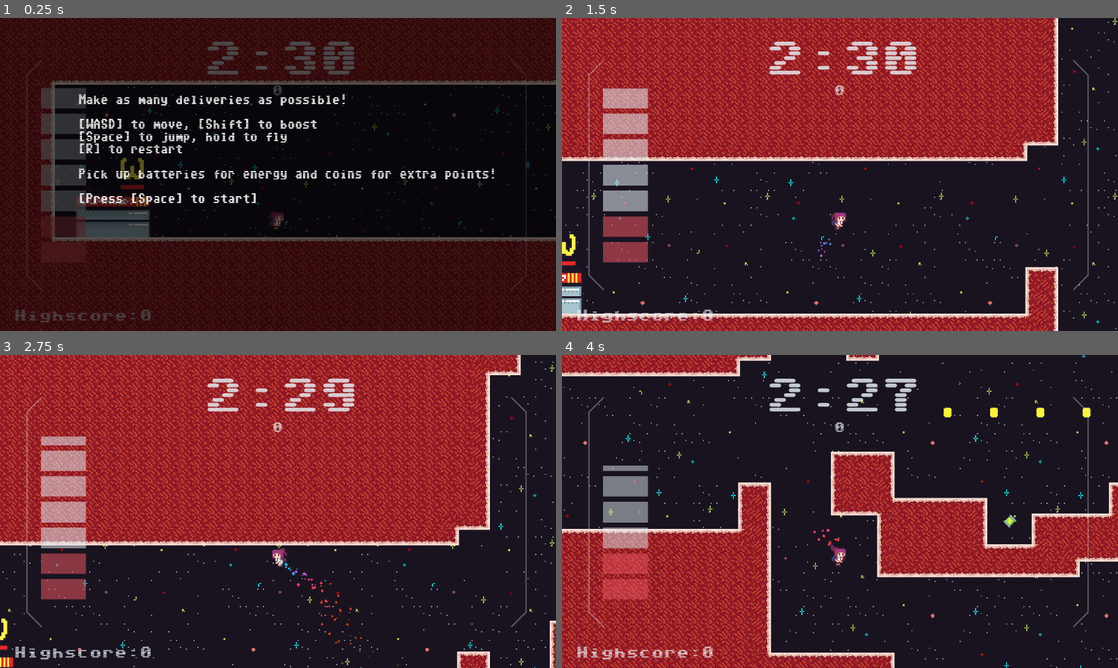
Above: before the commit, frames 1-4 (two rows, left to right).
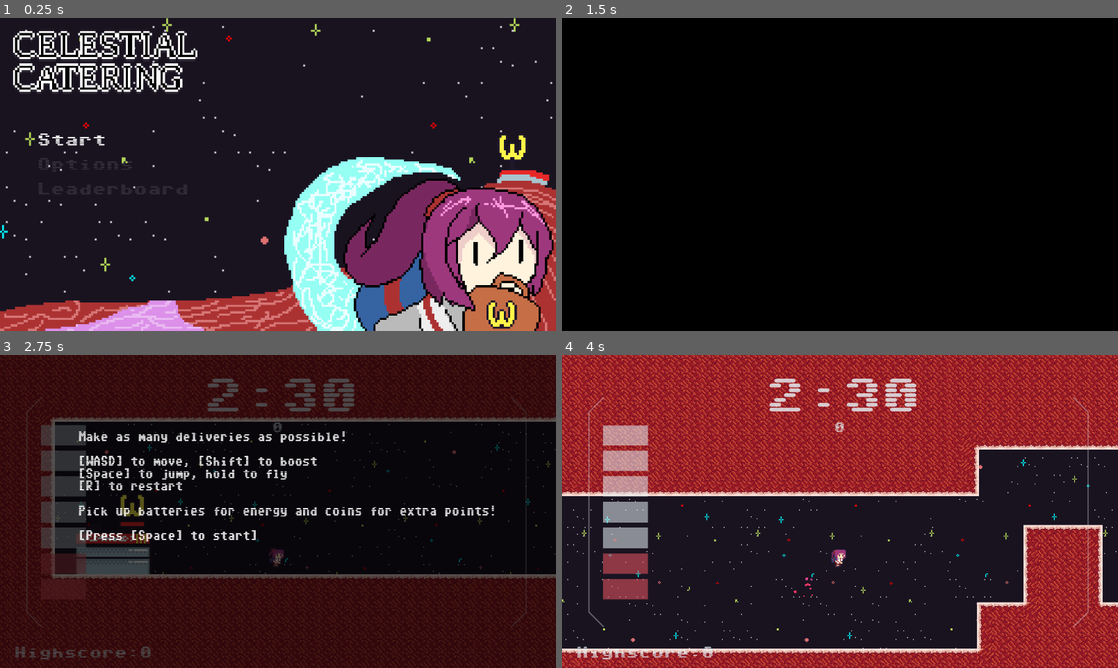
Above: after the commit, the same moments.

Repository: ryiuthere/ScoreJam2024
Game: Godot game, scene res://Assets/Scenes/Main.tscn
The game is run twice, just before and just after one commit, with the same random seed, the same clock (stepped at 60 frames per second) and the same inputs. Sound files missing from this copy of the repository are replaced by a short silence.
Inputs (mouse positions are in pixels of both pictures, inside the frame that each line leads up to):
- Up to frame 1 (0.25 s): no input
- Up to frame 2 (1.5 s): tap Enter (enter, bound only after the commit) at 0.5 s; move the mouse to (962, 158) at 0.52 s; hold Enter (enter, bound only after the commit) 0.53-1.28 s; hold D (right) from 0.53 s (still down); tap Space (jump) at 0.77, 0.8, 1.07, 1.35 s; move the mouse to (728, 190) at 1.27 s
- Up to frame 3 (2.75 s): tap Space (jump) at 1.52, 1.82 s; tap Enter (enter, bound only after the commit) at 1.55 s; move the mouse to (333, 442) at 2.02 s; release D (right) at 2.03 s; hold A (left) from 2.03 s (still down); hold Space (jump) from 2.03 s (still down); click (333, 442) at 2.1 s
- Up to frame 4 (4 s): move the mouse to (812, 574) at 2.77 s; release A (left) at 2.78 s; release Space (jump) at 2.78 s; hold D (right) from 2.78 s (still down); tap Shift (dash) at 2.85 s; tap Space (jump) at 3.02, 3.32, 3.77, 3.8 s; tap Enter (enter, bound only after the commit) at 3.05 s; move the mouse to (1006, 558) at 3.52 s; hold Enter (enter, bound only after the commit) from 3.53 s (still down)

The runs differ from the first frame. In frame 1, 64% of the frame differs, in the area x 0-100%, y 0-100%; in frame 2, 100%; in frame 3, 80%; in frame 4, 74%.

Commit message:
more ui stuff

Diff:
--- a/Assets/Scenes/Main.tscn
+++ b/Assets/Scenes/Main.tscn
@@ -1,9 +1,18 @@
-[gd_scene load_steps=3 format=3 uid="uid://cltgvj1tiklm6"]
+[gd_scene load_steps=2 format=3 uid="uid://cltgvj1tiklm6"]
 
 [ext_resource type="Script" path="res://Assets/Scripts/scenecontroller.gd" id="1_640j3"]
-[ext_resource type="PackedScene" uid="uid://3l3gtuv0xh4t" path="res://Assets/Scenes/Gameplay.tscn" id="1_hff11"]
 
 [node name="Main" type="Node2D"]
 script = ExtResource("1_640j3")
 
-[node name="Gameplay" parent="." instance=ExtResource("1_hff11")]
+[node name="LoadingTimer" type="Timer" parent="."]
+wait_time = 0.3
+one_shot = true
+
+[node name="ScreenCover" type="ColorRect" parent="."]
+z_index = 1
+offset_right = 1152.0
+offset_bottom = 648.0
+color = Color(0, 0, 0, 0)
+
+[connection signal="timeout" from="LoadingTimer" to="." method="_on_loading_timer_timeout"]
--- a/Assets/Scenes/MainMenu.tscn
+++ b/Assets/Scenes/MainMenu.tscn
@@ -1,6 +1,7 @@
-[gd_scene load_steps=15 format=3 uid="uid://cyorto8lufnue"]
+[gd_scene load_steps=16 format=3 uid="uid://cyorto8lufnue"]
 
 [ext_resource type="FontFile" uid="uid://cvqj76mf4ani5" path="res://Assets/Raw/font.ttf" id="1_2mejv"]
+[ext_resource type="Script" path="res://Assets/Scripts/MainMenu.gd" id="1_mxiwd"]
 [ext_resource type="Texture2D" uid="uid://cjb3kt36mo8dx" path="res://Assets/Raw/MainMenu/title_coverart_upscale.png" id="2_r1c5o"]
 [ext_resource type="Texture2D" uid="uid://8rcvt1kfla4w" path="res://Assets/Raw/MainMenu/title_title_upscale.png" id="3_bemca"]
 [ext_resource type="Script" path="res://Assets/Scripts/backgroundparallax.gd" id="4_2jk7u"]
@@ -9,6 +10,7 @@
 [sub_resource type="LabelSettings" id="LabelSettings_vcr0h"]
 font = ExtResource("1_2mejv")
 font_size = 119
+font_color = Color(1, 1, 1, 0.909804)
 outline_color = Color(0, 0, 0, 1)
 
 [sub_resource type="LabelSettings" id="LabelSettings_uyc5k"]
@@ -83,6 +85,7 @@
 offset_bottom = 72.0
 grow_horizontal = 2
 grow_vertical = 2
+script = ExtResource("1_mxiwd")
 
 [node name="HomeMenu" type="Control" parent="."]
 anchors_preset = 0
--- /dev/null
+++ b/Assets/Scripts/MainMenu.gd
@@ -0,0 +1,29 @@
+extends Control
+
+const LABEL_COLOR := Color(1.0, 1.0, 1.0, 0.11)
+const LABEL_HIGHLIGHT := Color(1.0, 1.0, 1.0, 0.85)
+
+signal start_game
+
+@onready var selections = $HomeMenu/ContentMargin/Selections
+var menu_selections := []
+var menu_current_index : int
+
+func _ready():
+	for text_label in selections.get_children():
+		menu_selections.append(text_label)
+	if menu_selections:
+		menu_current_index = 0
+
+func _input(event):
+	if event.is_action_pressed("right") or event.is_action_pressed("down"):
+		change_menu_index(1)
+	elif event.is_action_pressed("left") or event.is_action_pressed("up"):
+		change_menu_index(-1)
+	elif event.is_action_pressed("enter") or event.is_action_pressed("jump"):
+		start_game.emit()
+
+func change_menu_index(amount: int) -> void:
+	menu_selections[menu_current_index].label_settings.font_color = LABEL_COLOR
+	menu_current_index = (menu_current_index + amount) % len(menu_selections)
+	menu_selections[menu_current_index].label_settings.font_color = LABEL_HIGHLIGHT
--- a/Assets/Scripts/scenecontroller.gd
+++ b/Assets/Scripts/scenecontroller.gd
@@ -1,11 +1,42 @@
 extends Node2D
 
+var gameplay_scene = preload("res://Assets/Scenes/Gameplay.tscn").instantiate()
+var mainmenu_scene = preload("res://Assets/Scenes/MainMenu.tscn").instantiate()
 
-# Called when the node enters the scene tree for the first time.
+var current_scene = mainmenu_scene
+@onready var loading_screen_timer := $LoadingTimer
+@onready var loading_screen_cover := $ScreenCover
+
 func _ready():
-	pass # Replace with function body.
+	add_child(mainmenu_scene)
+	mainmenu_scene.start_game.connect(_on_transition)
+	gameplay_scene.ready.connect(_on_load_completed)
+	mainmenu_scene.ready.connect(_on_load_completed)
 
+func switch_to_scene(target: Node) -> void:
+	remove_child(current_scene)
+	add_child(target)
+	current_scene = target
 
-# Called every frame. 'delta' is the elapsed time since the previous frame.
-func _process(delta):
-	pass
+func play_unloading_animation() -> void:
+	loading_screen_timer.start()
+	var tween = create_tween()
+	tween.tween_property(loading_screen_cover, "color", Color(0.0, 0.0, 0.0, 1.0), (loading_screen_timer.wait_time/2))
+
+func play_loading_animation() -> void:
+	var tween = create_tween()
+	tween.tween_property(loading_screen_cover, "color", Color(0.0, 0.0, 0.0, 0.0), (loading_screen_timer.wait_time))
+
+func _on_loading_timer_timeout():
+	if current_scene == mainmenu_scene:
+		switch_to_scene(gameplay_scene)
+		loading_screen_cover.position = Vector2(-446, -513)
+	elif current_scene == gameplay_scene:
+		switch_to_scene(mainmenu_scene)
+
+func _on_transition() -> void:
+	play_unloading_animation()
+
+func _on_load_completed() -> void:
+	print("nice")
+	play_loading_animation()
--- a/project.godot
+++ b/project.godot
@@ -65,6 +65,11 @@
 "events": [Object(InputEventMouseButton,"resource_local_to_scene":false,"resource_name":"","device":-1,"window_id":0,"a …(258 unchanged characters)…
 ]
 }
+enter={
+"deadzone": 0.5,
+"events": [Object(InputEventKey,"resource_local_to_scene":false,"resource_name":"","device":0,"window_id":0,"alt_pressed":false,"shift_pressed":false,"ctrl_pressed":false,"meta_pressed":false,"pressed":false,"keycode":0,"physical_keycode":4194309,"key_label":0,"unicode":0,"echo":false,"script":null)
+]
+}
 
 [rendering]
 
